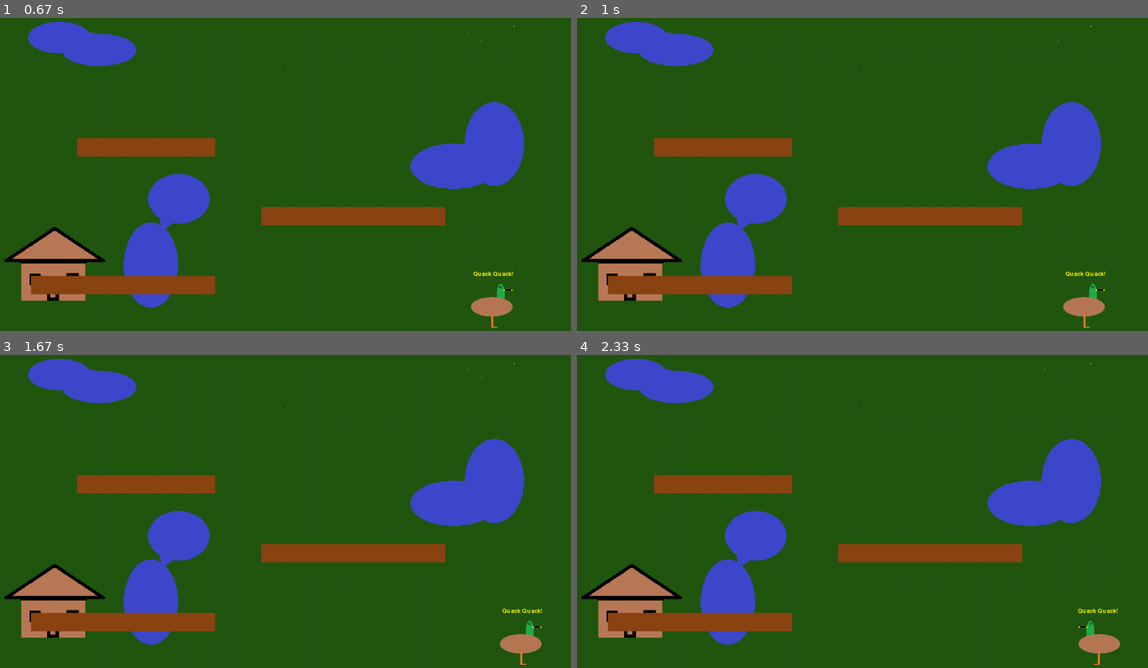
Above: before the commit, frames 1-4 (two rows, left to right).
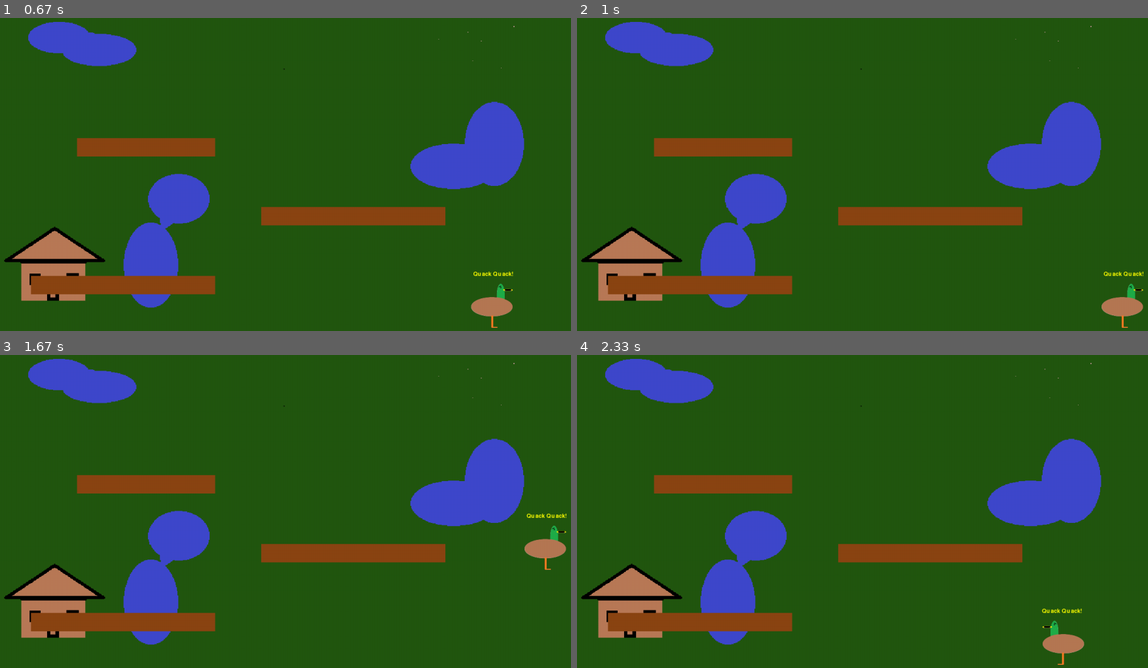
Above: after the commit, the same moments.

Repository: duckguy1208/tie-and-jon-pygame
Game: pygame game, started from main.py
The game is run twice, just before and just after one commit, with the same random seed, the same clock (stepped at 60 frames per second) and the same inputs.
Inputs:
- Up to frame 1 (0.67 s): tap Space at 0.33 s
- Up to frame 2 (1 s): hold Right from 0.67 s (still down); tap Space at 0.73 s
- Up to frame 3 (1.67 s): tap Space at 1.03, 1.23, 1.57 s; release Right at 1.13 s; hold Up 1.17-1.47 s; hold Right from 1.5 s (still down)
- Up to frame 4 (2.33 s): tap Space at 1.87, 2.07 s; release Right at 1.97 s; hold Left from 2 s (still down)

Frame 1 is identical in both runs. In frame 2, 1.0% of the frame differs, in the area x 85-100%, y 81-100%; in frame 3, 1.0%, in the area x 87-100%, y 50-100%; in frame 4, 1.0%.

Commit message:
feat: Add directional sprite flipping and cleanup
Visual feedback is important for players. We want the duck to face the direction it is moving (left or right).

Changes:
- Added 'facing_right' boolean to track the current direction.
- Used 'pygame.transform.flip' in the draw method to horizontally mirror the sprite when needed.
- Cleaned up 'duck.py' by removing redundant code. Since Duck inherits from Object, it automatically gets all the new physics and movement properties.

This keeps our code 'DRY' (Don't Repeat Yourself) and makes it easier to maintain.

Diff:
--- a/duck.py
+++ b/duck.py
@@ -3,13 +3,6 @@
 
 
 class Duck(Object):
-    vel = 100
-    x = 0
-    y = 0
-    x_min = 0
-    y_min = 0
-    x_max = 0
-    y_max = 0
 
     def quack(self):
         print('Quack Quack!')
@@ -17,15 +10,3 @@
         self.quack_color = ("yellow")  # yellow color for quack text
         self.quack_text = 'Quack Quack!'
         self.quack_timer = 500  # Display for 1/2 second (in milliseconds)
-
-    def run(self):
-        self.x += self.vel
-        if self.x > self.x_max:
-            self.x = self.x_max
-        if self.x < self.x_min:
-            self.x = self.x_min
-
-    def jump(self):
-        self.y -= self.vel
-        if self.y < self.y_min:
-            self.y = self.y_min
